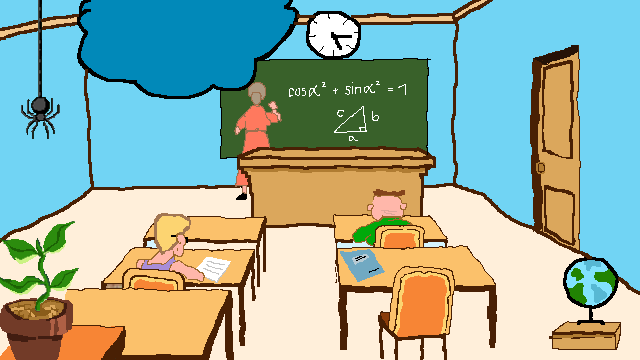
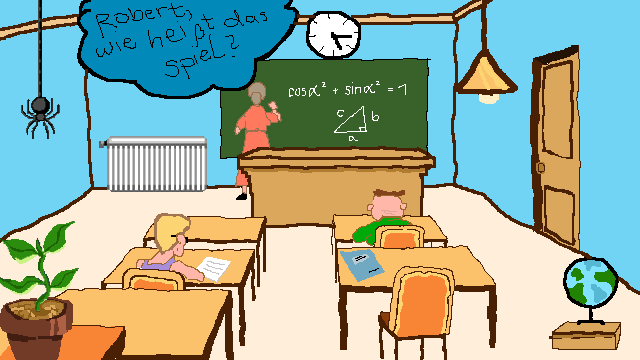
Comparing the layer stacks of the two 640 × 360 images. Changes:
painted on "Background" over [0, 0, 518, 356]
hid "gfs_45736_1_10.jpg" over [0, 0, 548, 359]
